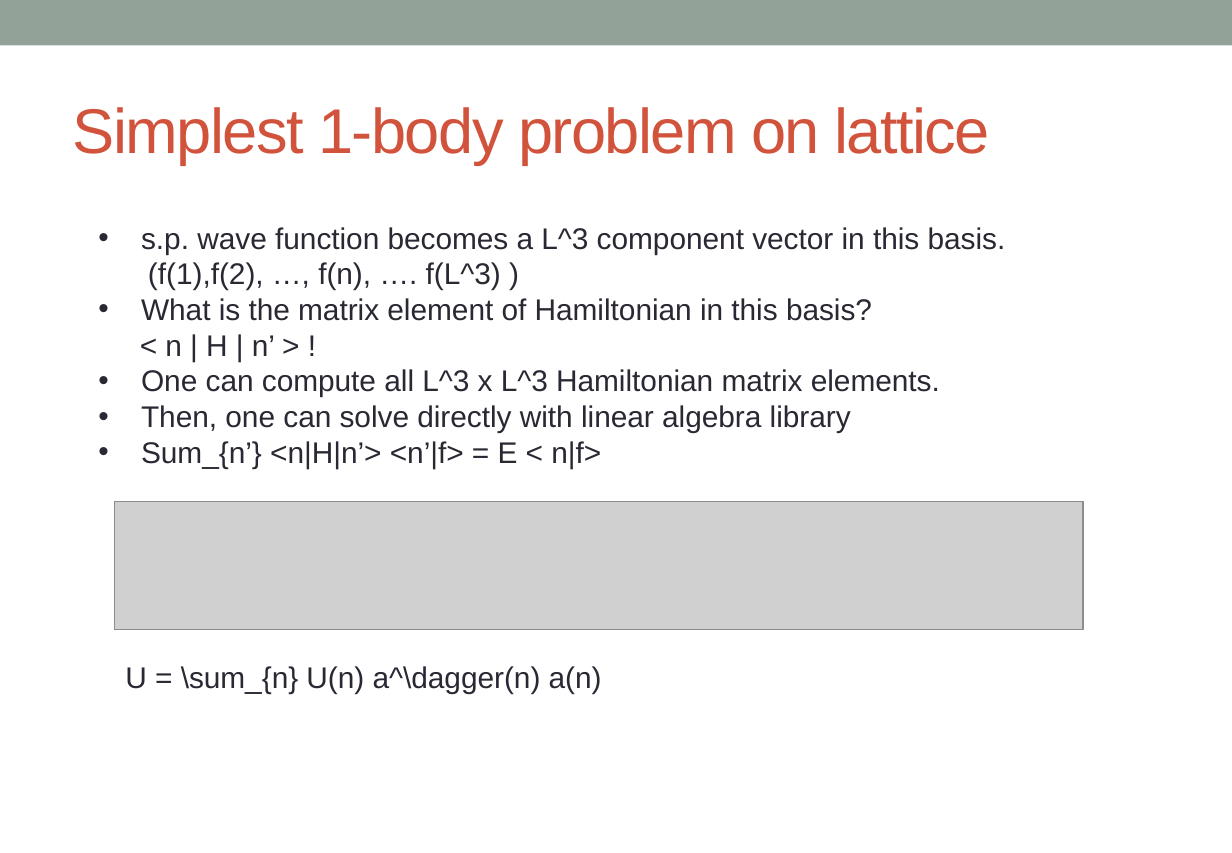
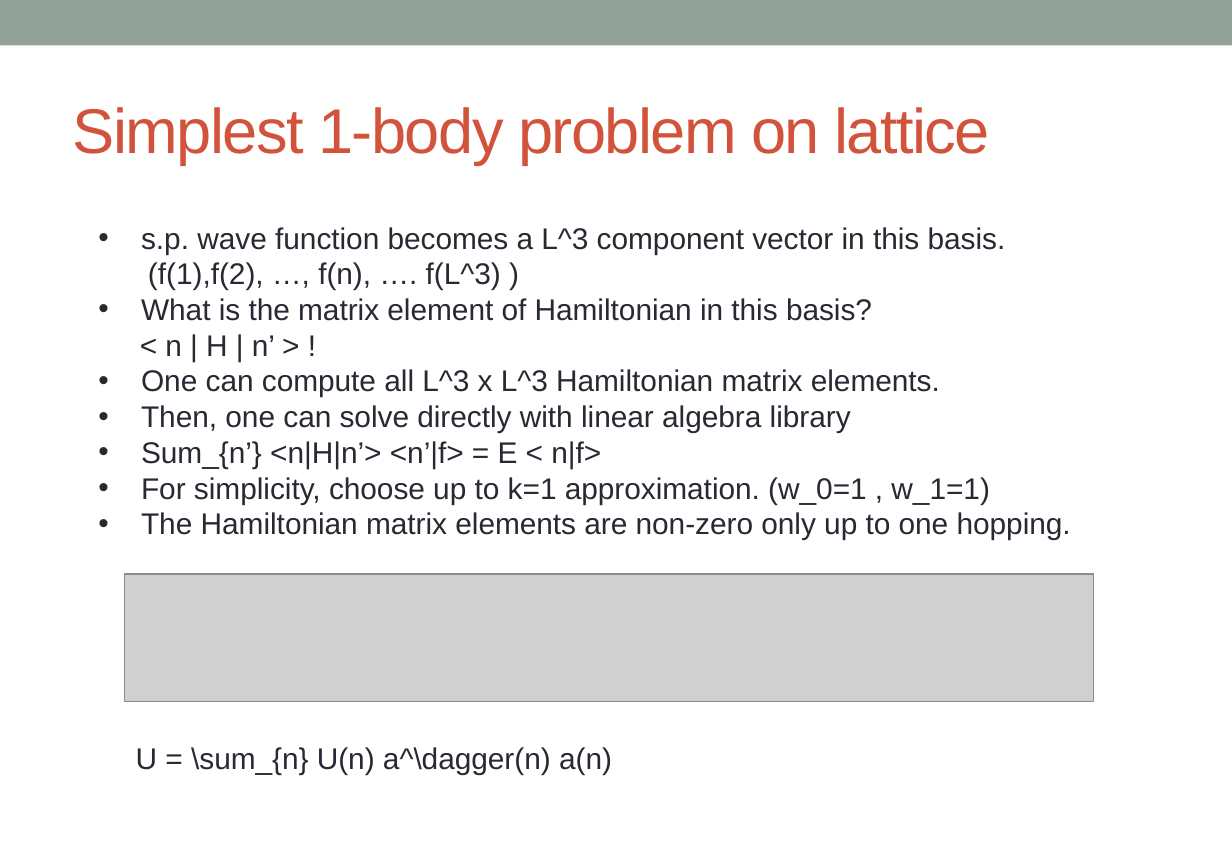
Before and after one commit to alphacentaury-github/NPSS2020, a slide deck: slide 13 of 20230612_Lattice_intro.pptx. Drawn at 1232x853 pixels with LibreOffice and Linux fonts; fonts in the diff are those of the drawing; grey boxes stand for pictures. Boxes give left, top, right and bottom in pixels: in the first picture for what was removed or moved away, otherwise in the second. Text is boxed around its words. In the diff, an @@ line names an element or a change of style, - is before the commit and + after.

```diff
--- a/20230612_Lattice_intro.pptx
+++ b/20230612_Lattice_intro.pptx
@@ text at box(141, 477, 1071, 540): paragraphs added @@
+• For simplicity, choose up to k=1 approximation. (w_0=1 , w_1=1)
+• The Hamiltonian matrix elements are non-zero only up to one hopping.
@@ picture: place and size @@
-picture at box(114, 502, 1083, 629)
+picture at box(125, 574, 1094, 702)
@@ text "U = \sum_{n} U(n) a^\dagger(n) ...": place and size @@
-text "U = \sum_{n} U(n) a^\dagger(n) ..." at box(125, 666, 602, 694)
+text "U = \sum_{n} U(n) a^\dagger(n) ..." at box(136, 747, 612, 774)
```
Also in this commit, not shown: 6 other slides changed.
